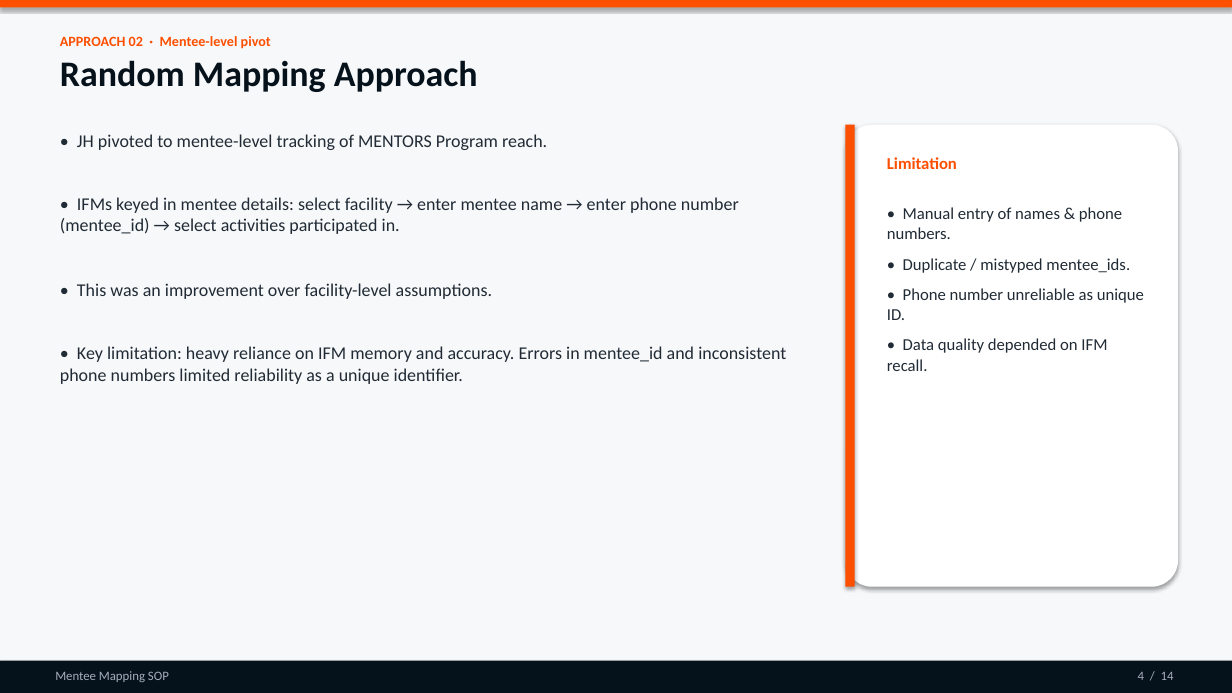
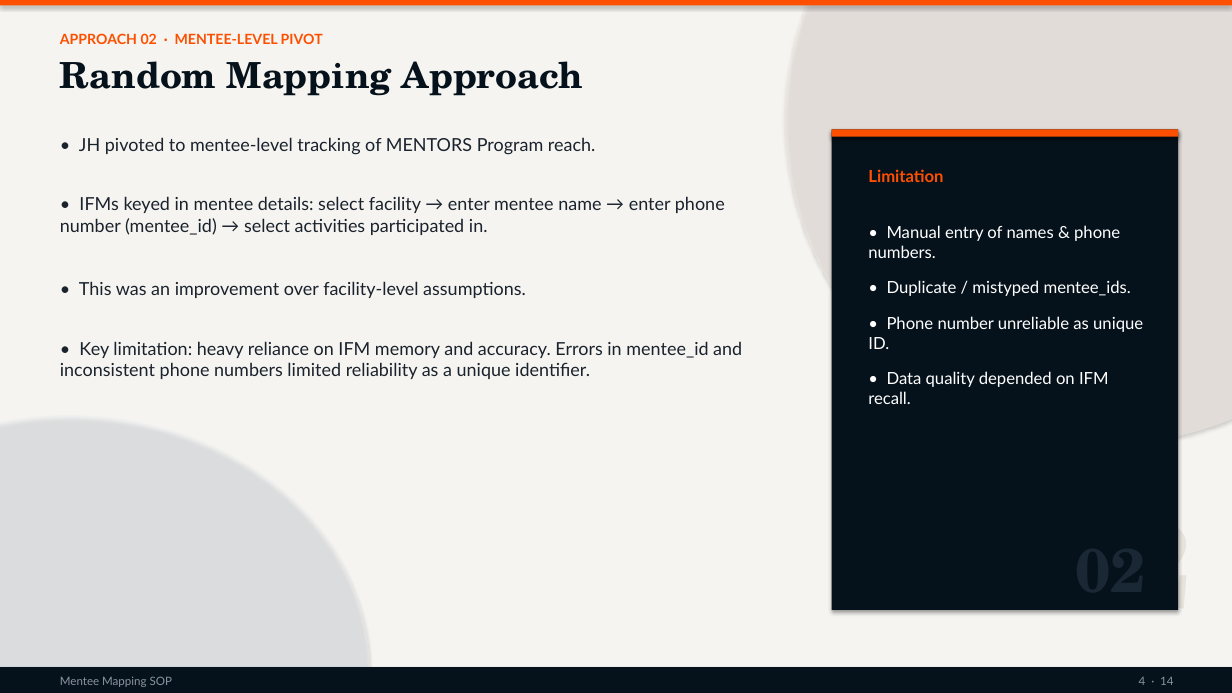
Before and after one commit to kakaijacob/Special-Operations-Schema, a slide deck: slide 4 of docs/Mentee_Mapping_SOP.pptx. Drawn at 1232x693 pixels with LibreOffice and Linux fonts; fonts in the diff are those of the drawing. Boxes give left, top, right and bottom in pixels: in the first picture for what was removed or moved away, otherwise in the second. Text is boxed around its words. In the diff, an @@ line names an element or a change of style, - is before the commit and + after.

```diff
--- a/docs/Mentee_Mapping_SOP.pptx
+++ b/docs/Mentee_Mapping_SOP.pptx
@@ rectangle at [0, 0, 1232, 693]: fill #F7F8FA to #F5F4F1 @@
@@ ellipse added at [786, 0, 1232, 444], fill #FBF0E8 at 45% opacity @@
@@ text "Random Mapping Approach" at [60, 61, 584, 96]: font Calibri to TeX Gyre Schola @@
@@ text at [60, 33, 323, 44]: text changed; font Calibri to Lato @@
-APPROACH 02 · Mentee-level pivot
+APPROACH 02 · MENTEE-LEVEL PIVOT
@@ rectangle added at [832, 129, 1178, 610], fill #06121B @@
@@ rectangle added at [832, 129, 1178, 137], fill #FD4F00 @@
@@ rounded rectangle removed at [846, 125, 1178, 587] @@
@@ rectangle removed at [846, 125, 855, 587] @@
@@ text "Limitation": place and size @@
-text "Limitation" at [887, 157, 957, 169]
+text "Limitation" at [868, 169, 943, 182]
@@ text "Limitation" at [868, 169, 943, 182]: font Calibri to Lato @@
@@ text "• Manual entry of names ...": place and size @@
-text "• Manual entry of names ..." at [887, 207, 1144, 371]
+text "• Manual entry of names ..." at [868, 225, 1143, 404]
@@ text "• Manual entry of names ..." at [868, 225, 1143, 404]: font Calibri to Lato, text colour #212B35 to #FFFFFF; more space between paragraphs @@
@@ font Calibri to Lato, text colour #212B35 to #1A222C in 4 elements at [60, 196, 725, 235], [79, 281, 526, 298], [79, 137, 595, 155], [60, 341, 742, 379] @@
@@ ellipse added at [0, 416, 370, 693], fill #EEF0F4 at 50% opacity @@
@@ text added at [1051, 483, 1192, 648], 48 pt, text #1A2835, bold @@
+02
@@ text added at [1075, 610, 1146, 613], 96 pt, text #E6E2DC, bold @@
+02
@@ rectangle: place and size @@
-rectangle at [0, 661, 1232, 693]
+rectangle at [0, 667, 1232, 693]
@@ text "Mentee Mapping SOP" at [60, 676, 172, 687]: size 10 to 9 pt, font Calibri to Lato, text colour #A5ACBA to #8B93A0 @@
@@ text at [1139, 677, 1173, 685]: text changed; size 10 to 9 pt; font Calibri to Lato; text colour #A5ACBA to #8B93A0 @@
-4 / 14
+4 · 14
```
Also in this commit, not shown: 13 other slides changed, 8 other files.
